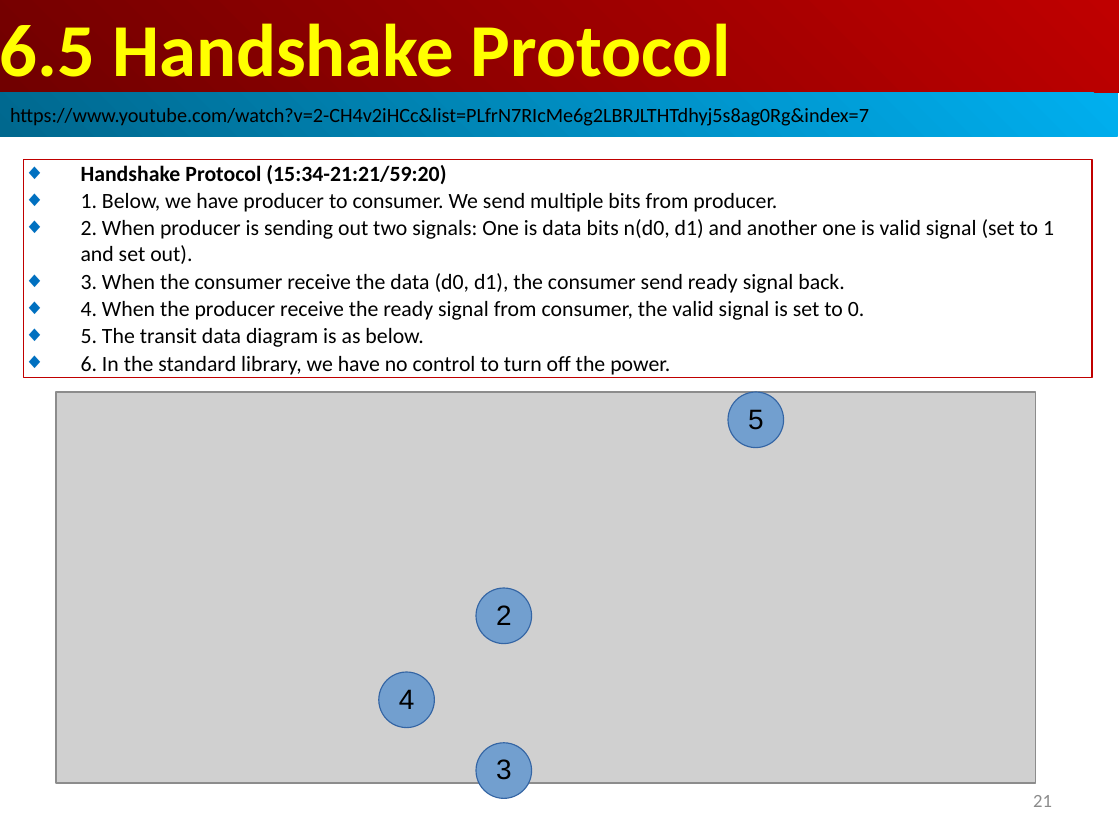
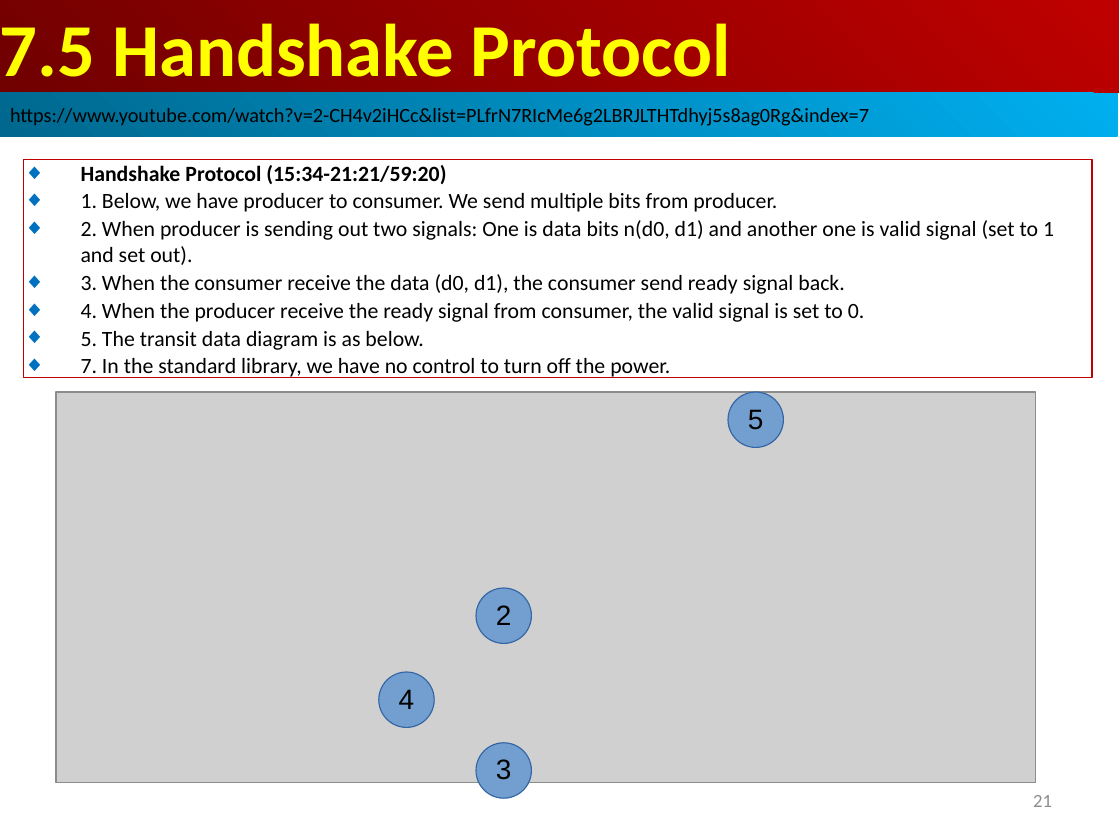
Before and after one commit to peterhchen/AIU_CS800_Chisel, a slide deck: slide 21 of 500_UCSC_HWD/007_Decoup/000_Video/007.Decoup.ppt. Drawn at 1120x840 pixels with LibreOffice and Linux fonts; fonts in the diff are those of the drawing; grey boxes stand for pictures. Boxes give left, top, right and bottom in pixels: in the first picture for what was removed or moved away, otherwise in the second. Text is boxed around its words. In the diff, an @@ line names an element or a change of style, - is before the commit and + after.

```diff
--- a/500_UCSC_HWD/007_Decoup/000_Video/007.Decoup.ppt
+++ b/500_UCSC_HWD/007_Decoup/000_Video/007.Decoup.ppt
@@ text in rectangle at <box>0,23,731,93</box>: text changed @@
-6.5 Handshake Protocol
+7.5 Handshake Protocol
@@ text in rectangle at <box>81,358,670,378</box>: text changed @@
-◆ 6. In the standard library, we have no control to turn off the power.
+◆ 7. In the standard library, we have no control to turn off the power.
```
Also in this commit, not shown: 45 other slides changed.
